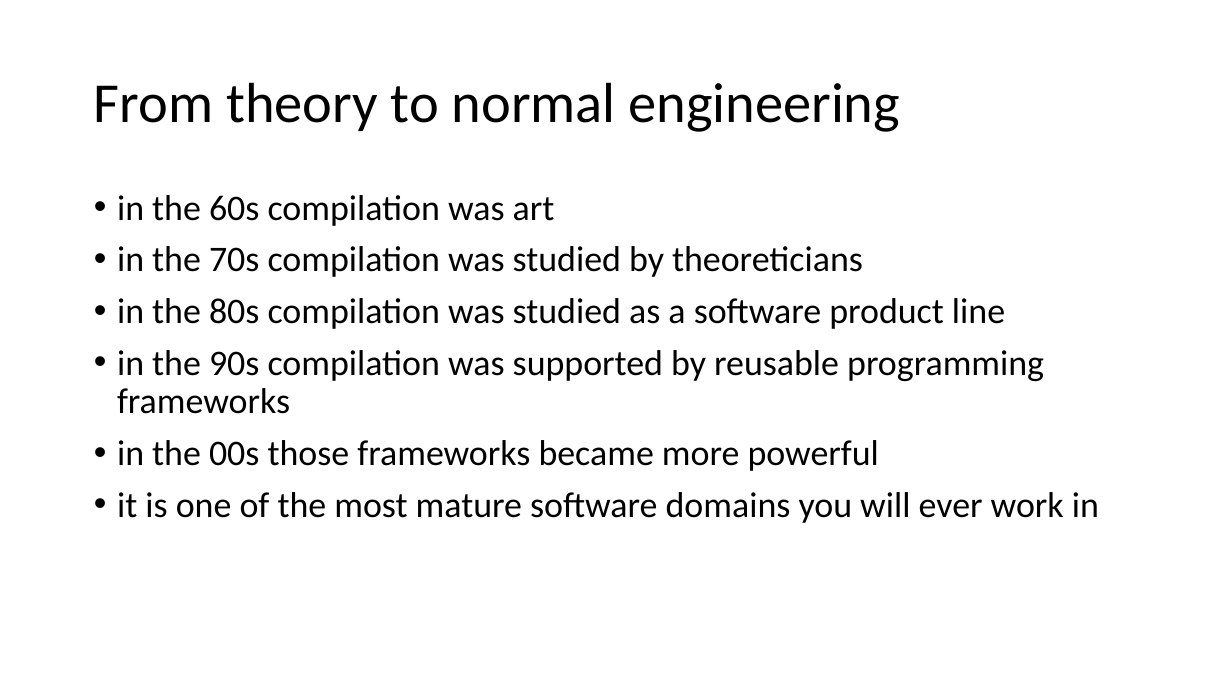
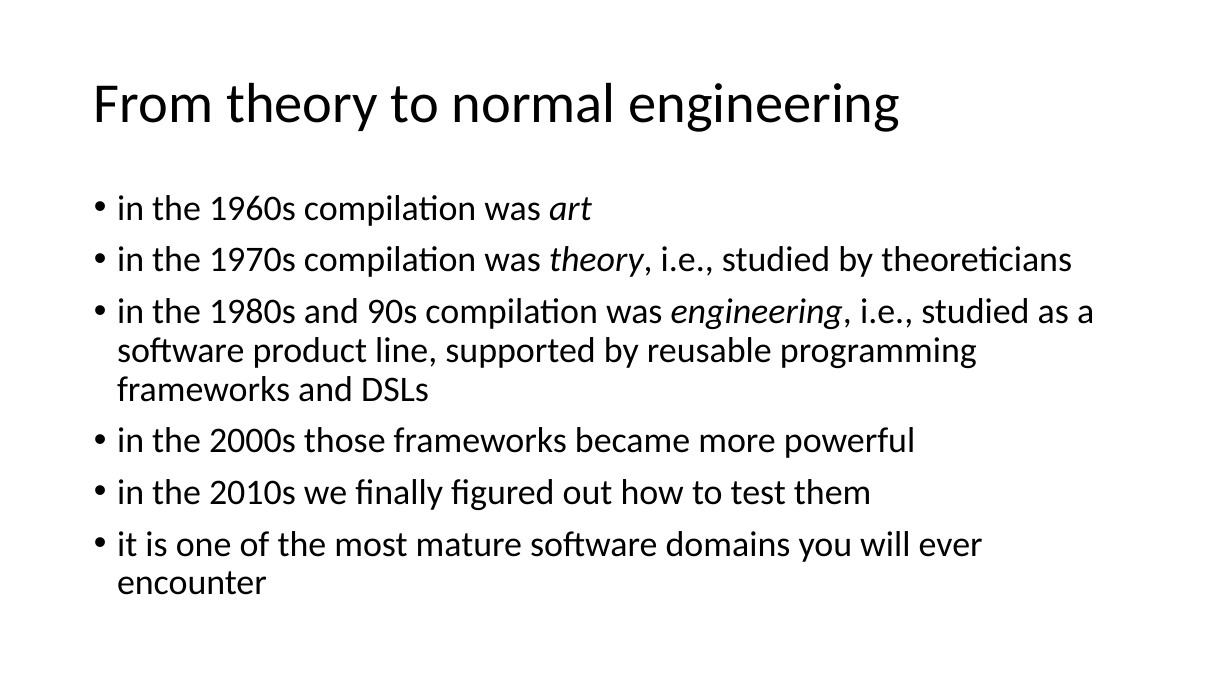
Before and after one commit to matthewbdwyer/matthewbdwyer.github.io, a slide deck: slide 4 of 6620/slides/Introduction.pptx. Drawn at 1232x693 pixels with LibreOffice and Linux fonts; fonts in the diff are those of the drawing. Boxes give left, top, right and bottom in pixels: in the first picture for what was removed or moved away, otherwise in the second. Text is boxed around its words. In the diff, an @@ line names an element or a change of style, - is before the commit and + after.

```diff
--- a/6620/slides/Introduction.pptx
+++ b/6620/slides/Introduction.pptx
@@ text at (117, 195, 1094, 595): text changed @@
-• in the 60s compilation was art
-• in the 70s compilation was studied by theoreticians
-• in the 80s compilation was studied as a software product line
-• in the 90s compilation was supported by reusable programming frameworks
-• in the 00s those frameworks became more powerful
-• it is one of the most mature software domains you will ever work in
+• in the 1960s compilation was art
+• in the 1970s compilation was theory, i.e., studied by theoreticians
+• in the 1980s and 90s compilation was engineering, i.e., studied as a software product line, supported by reusable programming frameworks and DSLs
+• in the 2000s those frameworks became more powerful
+• in the 2010s we finally figured out how to test them
+• it is one of the most mature software domains you will ever encounter
```
Also in this commit, not shown: 2 slides added, 1 slide removed, 5 other files.
